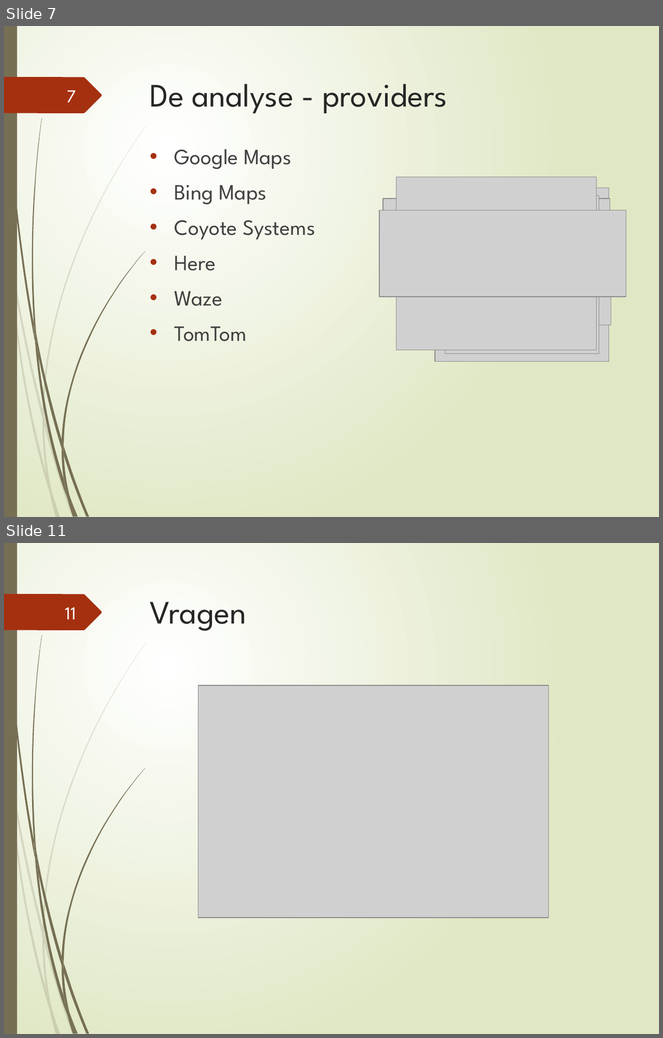
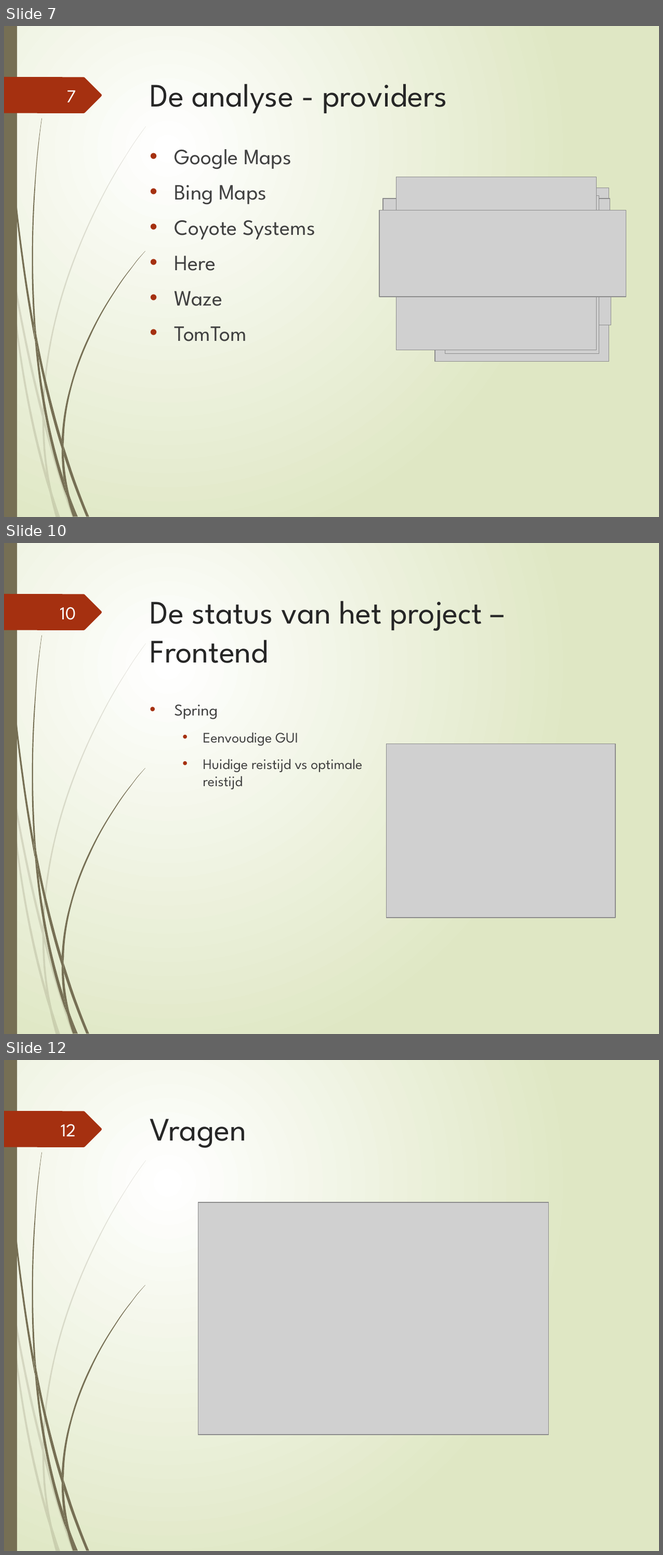
Before and after one commit to ghentlivinglab/Traffic-Travel-Time-Analyzer-3, a slide deck: Sprint1.pptx. Shown one above the other, each under a label of ours: slides 7 and 11 before the commit, slides 7, 10 and 12 after it; the slides between them are not shown. The pictures are 663x1038 and 663x1555 pixels, drawn with LibreOffice and Linux fonts; fonts in the diff are those of the drawing; grey boxes stand for pictures. Boxes give left, top, right and bottom in pixels: in the first picture for what was removed or moved away, otherwise in the second. Text is boxed around its words. In the diff, an @@ line names an element or a change of style, - is before the commit and + after.

```diff
--- a/Sprint1.pptx
+++ b/Sprint1.pptx
@@ slide 10 added at [4,543,659,1034], background gradient #FFFFFF to #DFE8C4; not listed: 24 template elements that a slide beside it also shows @@
@@ title added at [150,601,482,663], 36 pt, text #262626 @@
+De status van het project – Frontend
@@ page number added at [60,607,76,620], 20 pt, text #FEFFFF @@
+10
@@ text added at [175,705,362,789], 16 pt, text #404040 @@
+• Spring
+  • Eenvoudige GUI
+  • Huidige reistijd vs optimale reistijd
@@ picture added at [387,744,616,918] @@
@@ what was slide 11 is now slide 12 @@
@@ page number at [61,1124,76,1136]: text changed @@
-11
+12
```
Also in this commit, not shown: 3 slides changed, 1 other file.
